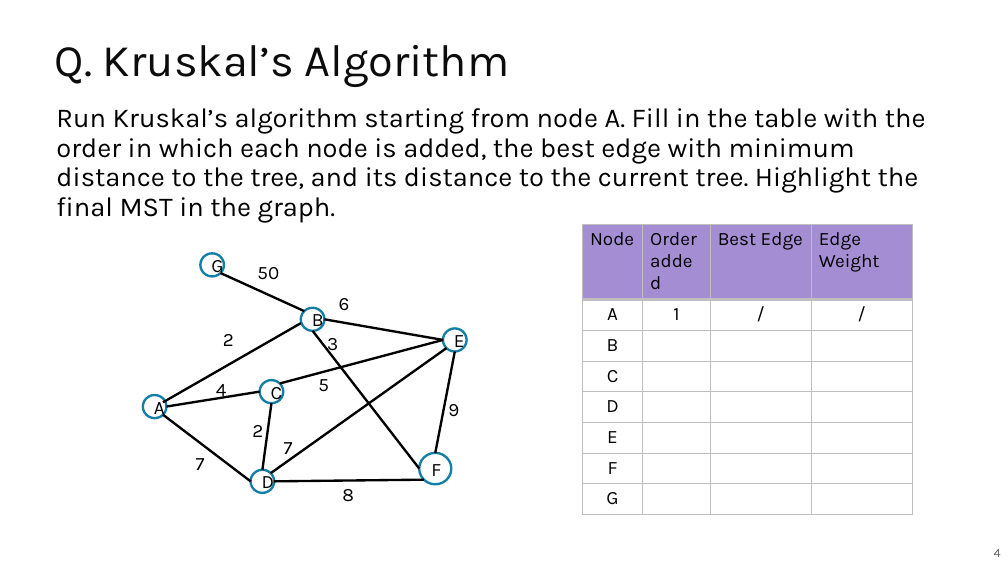
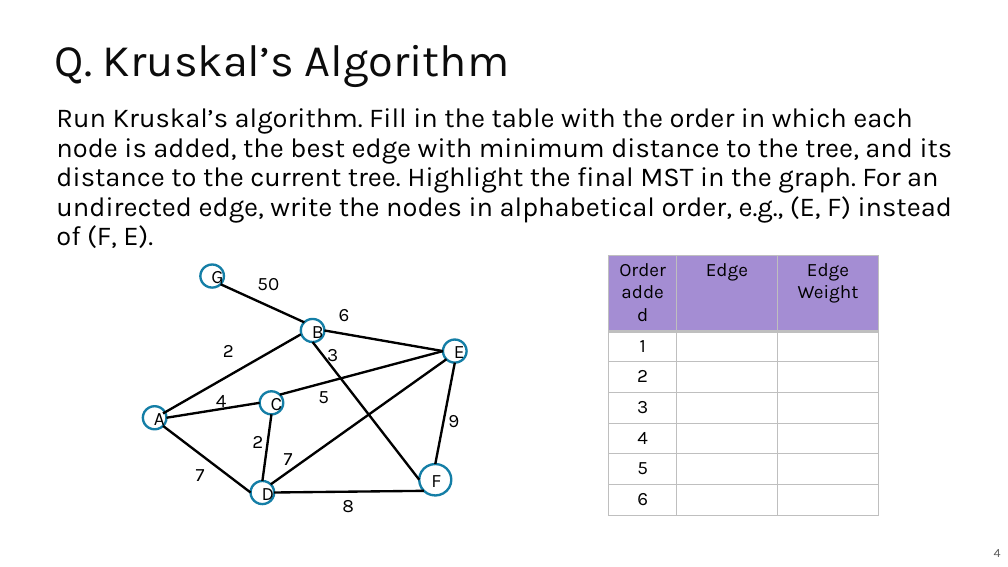
Before and after one commit to guhofstra/CSC111Fa25, a slide deck: slide 4 of PPTs/Lecture 14 Exercises ANS.pptx. Drawn at 1008x567 pixels with LibreOffice and Linux fonts; fonts in the diff are those of the drawing. Boxes give left, top, right and bottom in pixels: in the first picture for what was removed or moved away, otherwise in the second. Text is boxed around its words. In the diff, an @@ line names an element or a change of style, - is before the commit and + after.

```diff
--- a/PPTs/Lecture 14 Exercises ANS.pptx
+++ b/PPTs/Lecture 14 Exercises ANS.pptx
@@ text at [56, 108, 953, 248]: text changed @@
-Run Kruskal’s algorithm starting from node A. Fill in the table with the order in which each node is added, the best edge with minimum distance to the tree, and its distance to the current tree. Highlight the final MST in the graph.
+Run Kruskal’s algorithm. Fill in the table with the order in which each node is added, the best edge with minimum distance to the tree, and its distance to the current tree. Highlight the final MST in the graph. For an undirected edge, write the nodes in alphabetical order, e.g., (E, F) instead of (F, E).
@@ table at [609, 256, 879, 509] @@
-Node | Order added | Best Edge | Edge Weight
-A | 1 | / | /
-B |  |  | 
-C |  |  | 
-D |  |  | 
-E |  |  | 
-F |  |  | 
-G |  |  | 
+Order added | Edge | Edge Weight
+1 |  | 
+2 |  | 
+3 |  | 
+4 |  | 
+5 |  | 
+6 |  | 
@@ table: place and size @@
-table at [582, 225, 913, 509]
+table at [609, 256, 879, 509]
@@ 11 texts, 11 lines, 7 ellipses: place and size @@
-11 texts, 11 lines, 7 ellipses at [143, 253, 467, 502]
+11 texts, 11 lines, 7 ellipses at [143, 265, 467, 513]
```
Also in this commit, not shown: 3 other slides changed, 5 other files.
